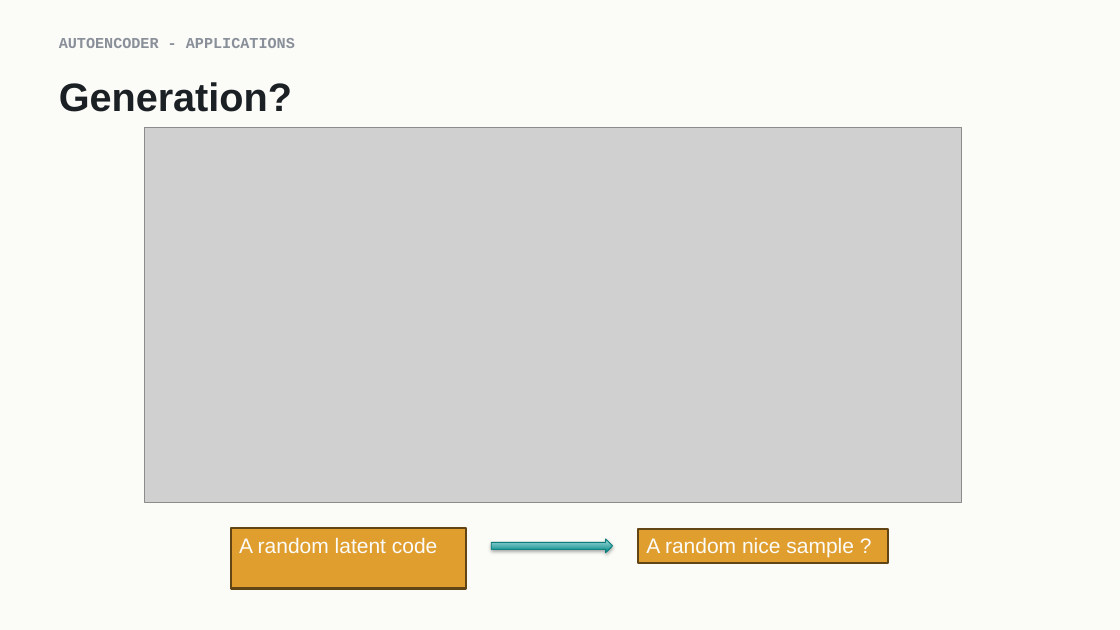
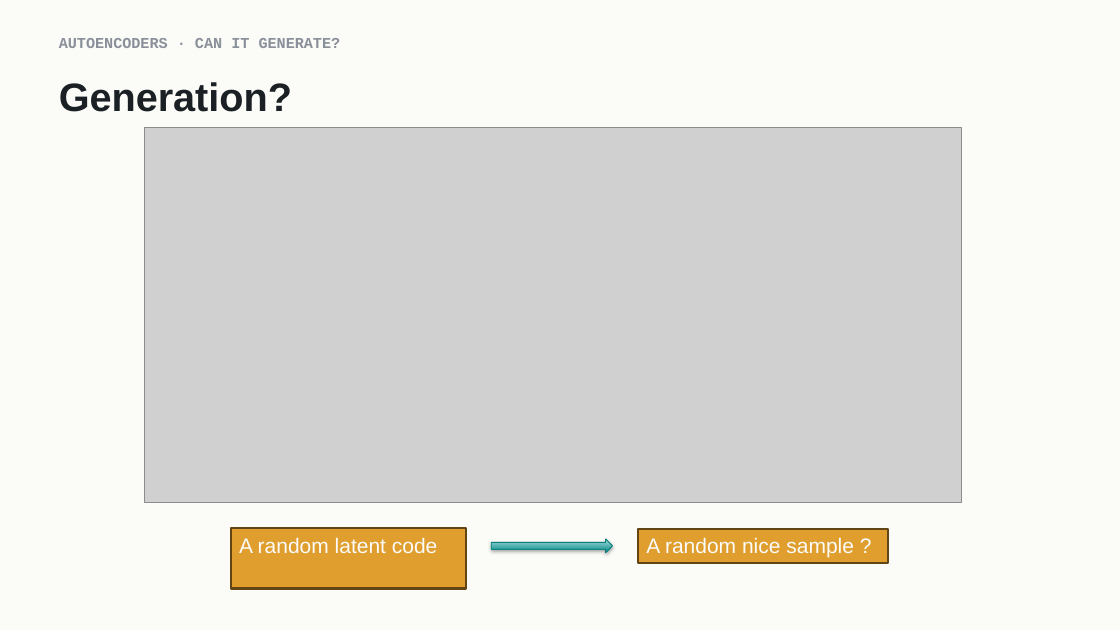
Before and after one commit to indigobio/msacl_dl_course, a slide deck: slide 10 of slides/pptx/lecture11_unsupervised.pptx. Drawn at 1120x630 pixels with LibreOffice and Linux fonts; fonts in the diff are those of the drawing; grey boxes stand for pictures. Boxes give left, top, right and bottom in pixels: in the first picture for what was removed or moved away, otherwise in the second. Text is boxed around its words. In the diff, an @@ line names an element or a change of style, - is before the commit and + after.

```diff
--- a/slides/pptx/lecture11_unsupervised.pptx
+++ b/slides/pptx/lecture11_unsupervised.pptx
@@ text at [59, 38, 341, 48]: text changed @@
-AUTOENCODER - APPLICATIONS
+AUTOENCODERS · CAN IT GENERATE?
```
Also in this commit, not shown: 5 other slides changed, 15 other files.
